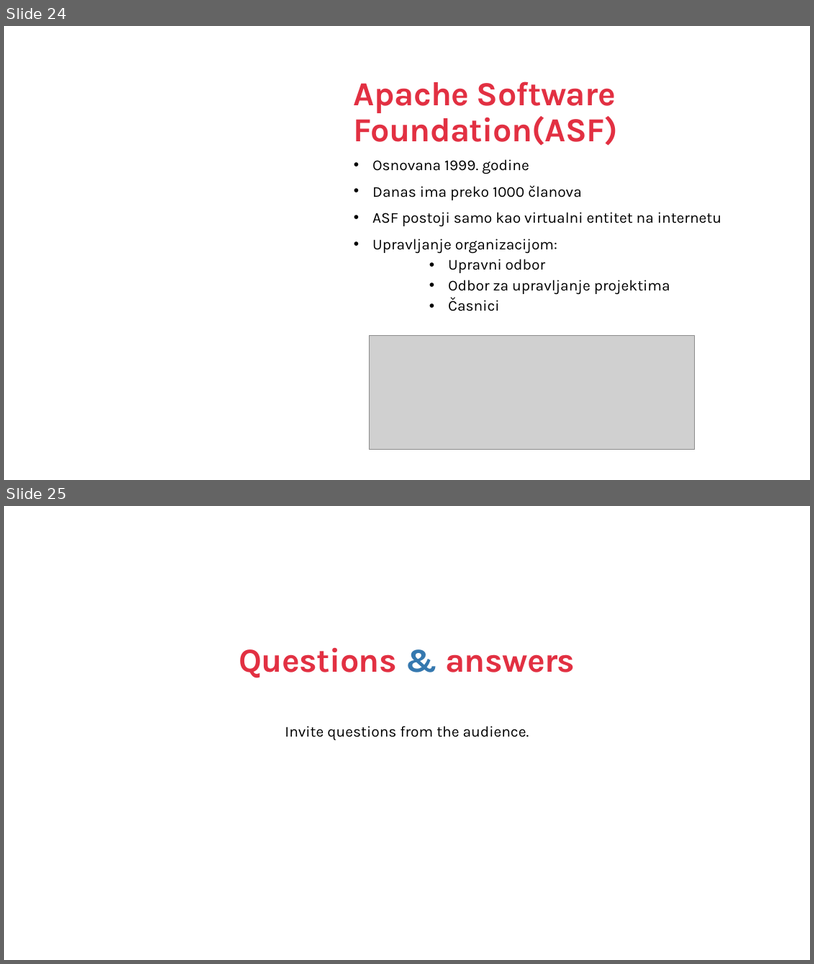
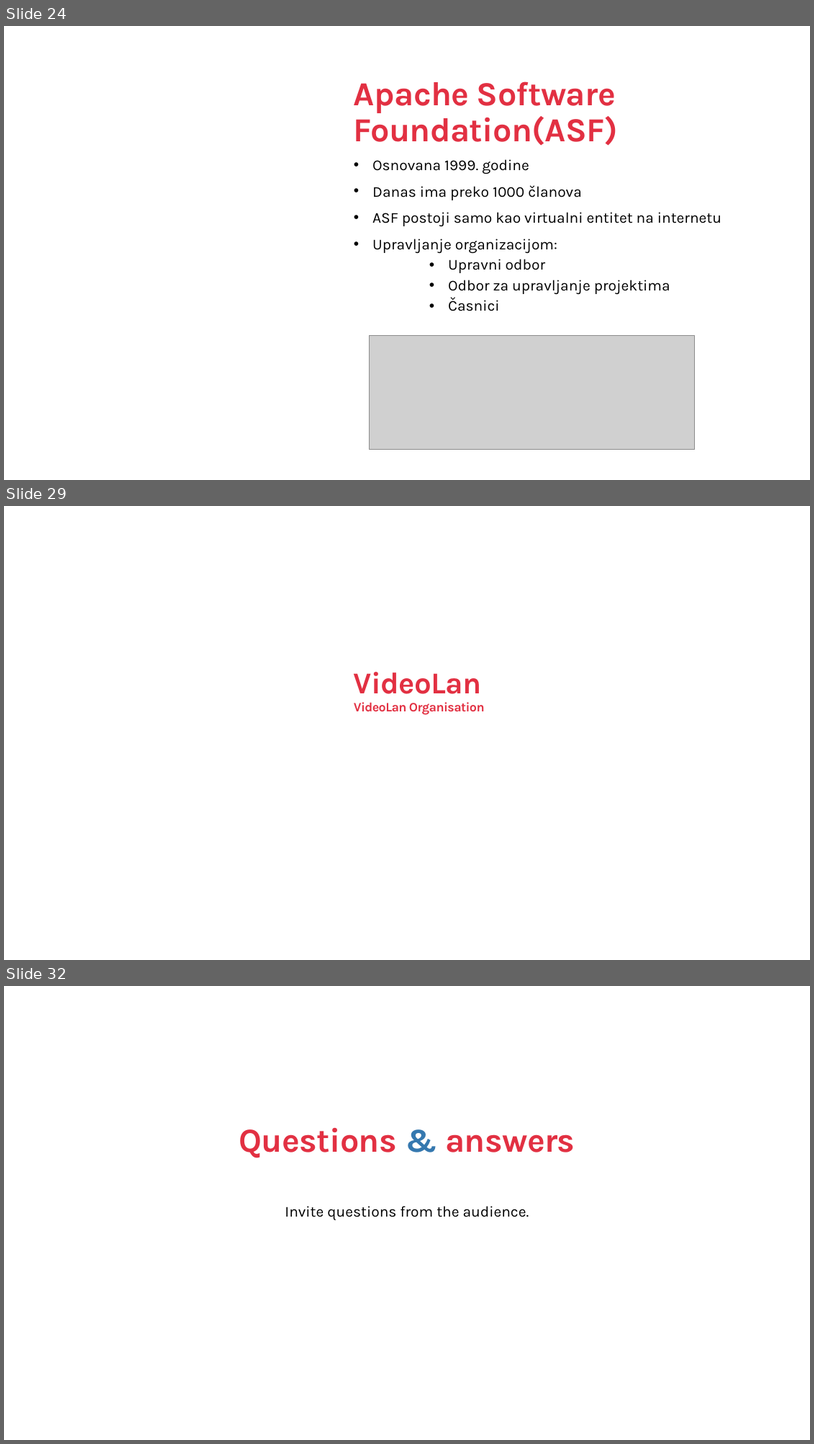
Before and after one commit to CvetkovskiIvor/ProgramskoInzenjerstvoSeminar, a slide deck: Open Source Prezentacija.pptx. Shown one above the other, each under a label of ours: slides 24 and 25 before the commit, slides 24, 29 and 32 after it; the slides between them are not shown. The pictures are 814x964 and 814x1444 pixels, drawn with LibreOffice and Linux fonts; fonts in the diff are those of the drawing; grey boxes stand for pictures; background and template pictures are left out. Boxes give left, top, right and bottom in pixels: in the first picture for what was removed or moved away, otherwise in the second. Text is boxed around its words. In the diff, an @@ line names an element or a change of style, - is before the commit and + after.

```diff
--- a/Open Source Prezentacija.pptx
+++ b/Open Source Prezentacija.pptx
@@ slide 29 added at [4,506,810,960], background #FFFFFF @@
@@ title added at [354,672,485,715], 15.3 pt, text #E23042, bold @@
+VideoLan
+VideoLan Organisation
@@ what was slide 25 is now slide 32 @@
```
Also in this commit, not shown: 1 slide changed, 6 other slides added.
